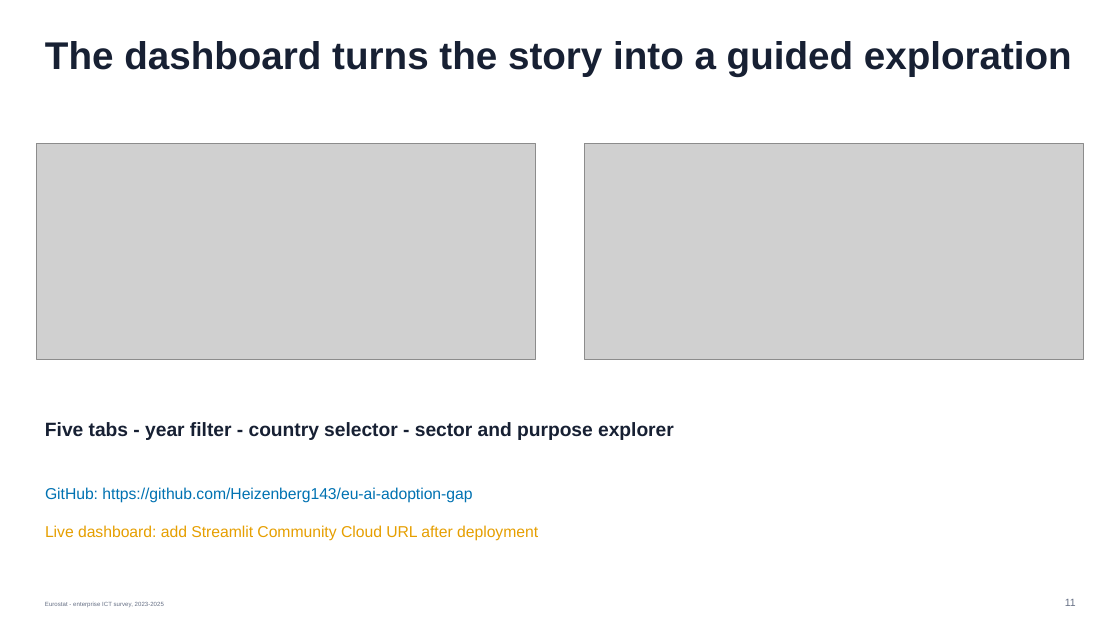
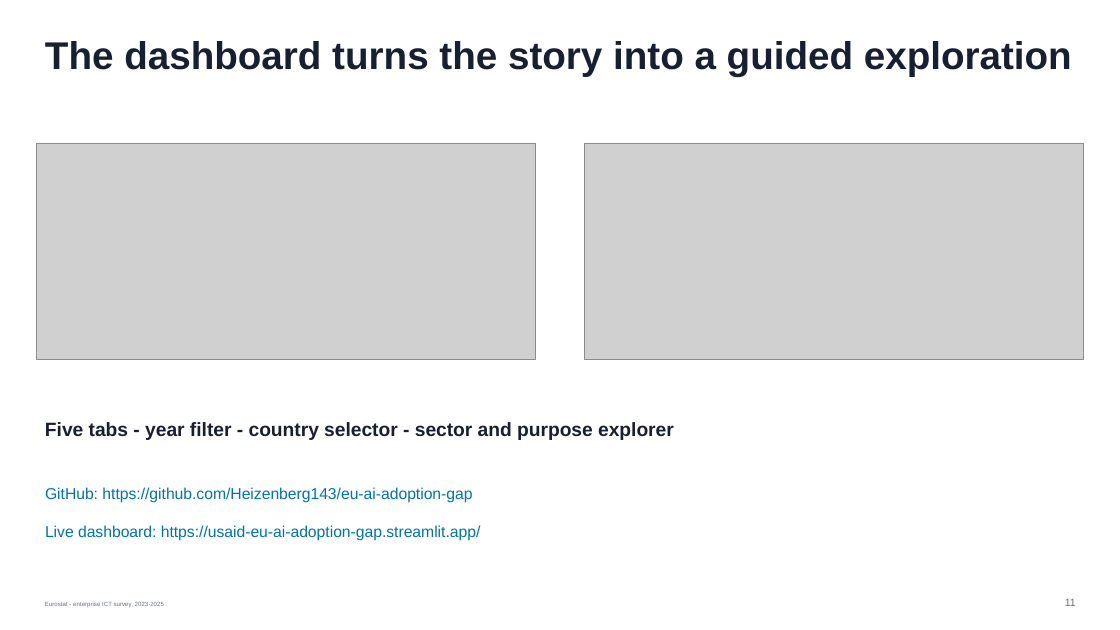
Before and after one commit to Heizenberg143/eu-ai-adoption-gap, a slide deck: slide 11 of eu_ai_adoption_gap_project/presentation/eu_ai_adoption_gap.pptx. Drawn at 1120x630 pixels with LibreOffice and Linux fonts; fonts in the diff are those of the drawing; grey boxes stand for pictures. Boxes give left, top, right and bottom in pixels: in the first picture for what was removed or moved away, otherwise in the second. Text is boxed around its words. In the diff, an @@ line names an element or a change of style, - is before the commit and + after.

```diff
--- a/eu_ai_adoption_gap_project/presentation/eu_ai_adoption_gap.pptx
+++ b/eu_ai_adoption_gap_project/presentation/eu_ai_adoption_gap.pptx
@@ text at bbox=[45, 525, 481, 541]: text changed; text colour #E69F00 to #0072B2 @@
-Live dashboard: add Streamlit Community Cloud URL after deployment
+Live dashboard: https://usaid-eu-ai-adoption-gap.streamlit.app/
```
Also in this commit, not shown: 14 other files.
